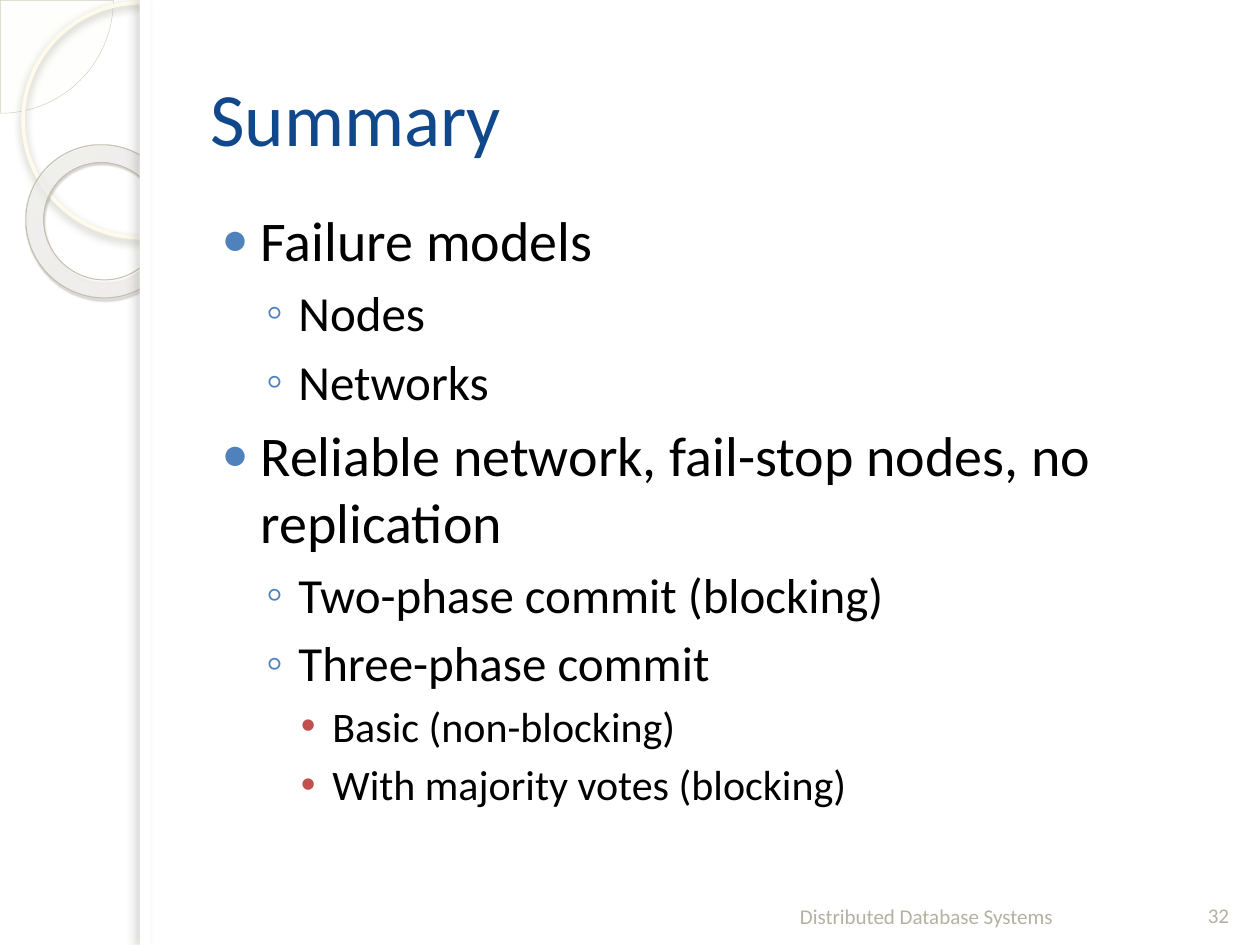
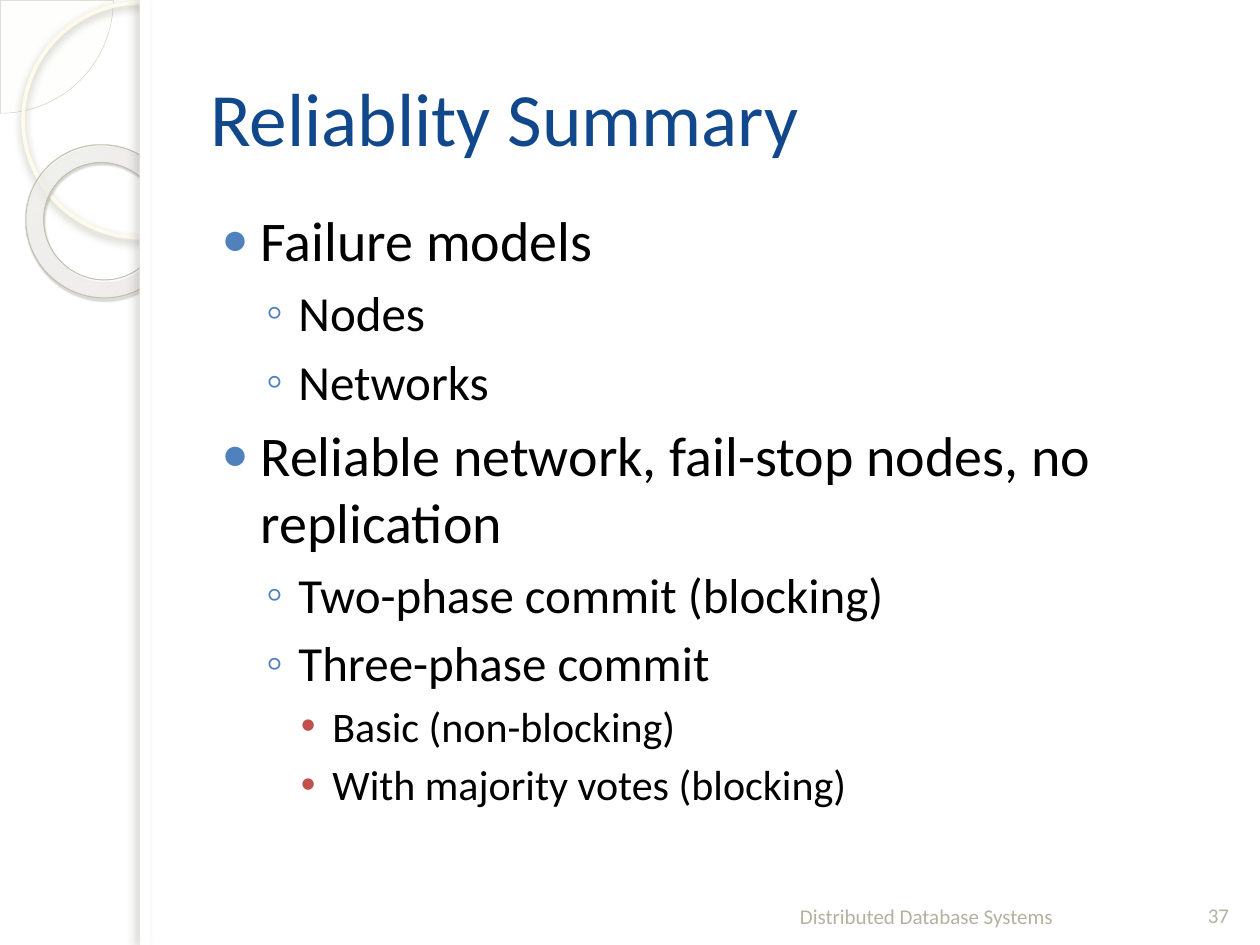
Before and after one commit to fanju1984/ddb, a slide deck: slide 37 of Fall_2018/Slides/12-Distributed_DBMS_Reliability-3.pptx (slide 32 before the commit). Drawn at 1260x945 pixels with LibreOffice and Linux fonts; fonts in the diff are those of the drawing; background and template pictures are left out. Boxes give left, top, right and bottom in pixels: in the first picture for what was removed or moved away, otherwise in the second. Text is boxed around its words. In the diff, an @@ line names an element or a change of style, - is before the commit and + after.

```diff
--- a/Fall_2018/Slides/12-Distributed_DBMS_Reliability-3.pptx
+++ b/Fall_2018/Slides/12-Distributed_DBMS_Reliability-3.pptx
@@ title at (210,93,799,158): text changed @@
-Summary
+Reliablity Summary
@@ page number at (1208,909,1229,923): text changed @@
-32
+37
```
Also in this commit, not shown: 2 other slides changed, 12 slides added, 3 other files.
